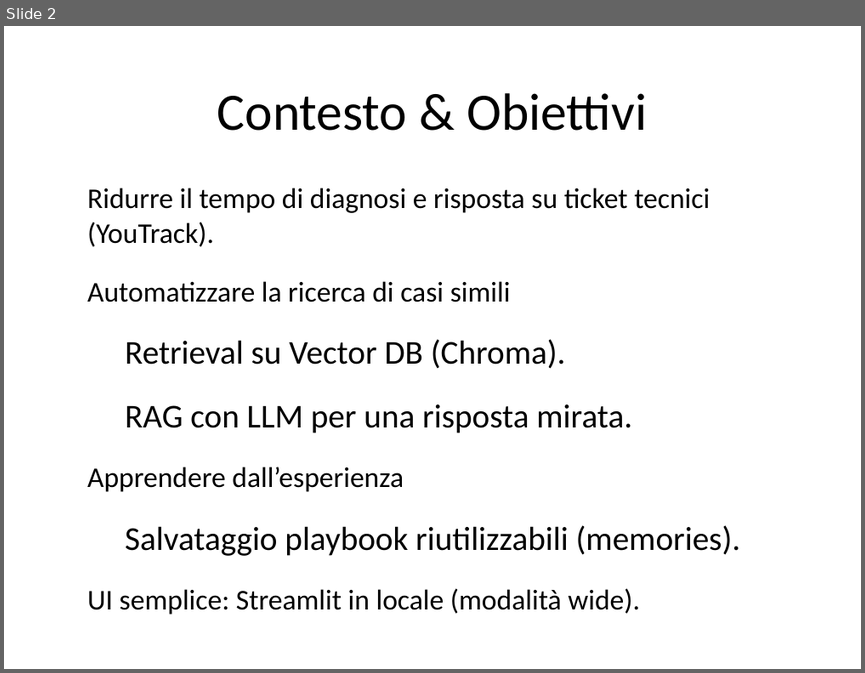
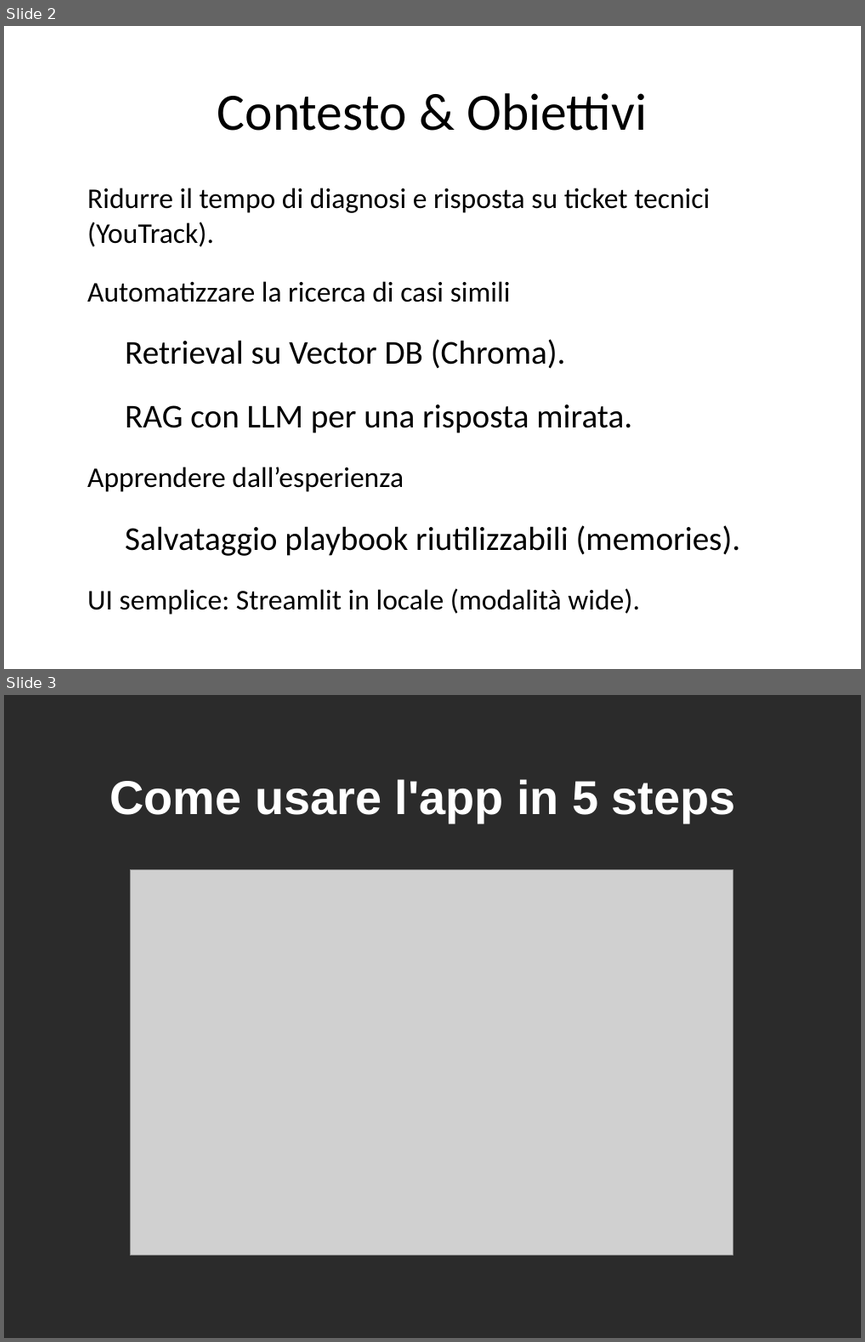
Before and after one commit to fabioantonini/TicketsAnalyzerAI, a slide deck: documenti/YouTrack_RAG_Support_App_Presentation.odp. Shown one above the other, each under a label of ours: slide 2 before the commit, slides 2 and 3 after it. The pictures are 865x673 and 865x1342 pixels, drawn with LibreOffice and Linux fonts; fonts in the diff are those of the drawing; grey boxes stand for pictures; background and template pictures are left out; a plain dark background stands for a picture behind light text. Boxes give left, top, right and bottom in pixels: in the first picture for what was removed or moved away, otherwise in the second. Text is boxed around its words. In the diff, an @@ line names an element or a change of style, - is before the commit and + after.

```diff
--- a/documenti/YouTrack_RAG_Support_App_Presentation.odp
+++ b/documenti/YouTrack_RAG_Support_App_Presentation.odp
@@ slide 3 added at (4,695,861,1338), background picture (left out) @@
@@ title added at (109,779,736,823), 39.9 pt, text #FFFFFF, bold @@
+Come usare l'app in 5 steps
@@ picture added at (130,870,732,1254) @@
```
Also in this commit, not shown: 1 slide changed, 2 other files.
